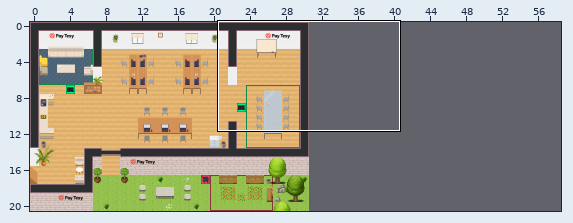
Tiled map (JSON), stored at map.tmj. The picture above shows the old version from afar; the outline marks the close-up.
Close-up. Earlier state:
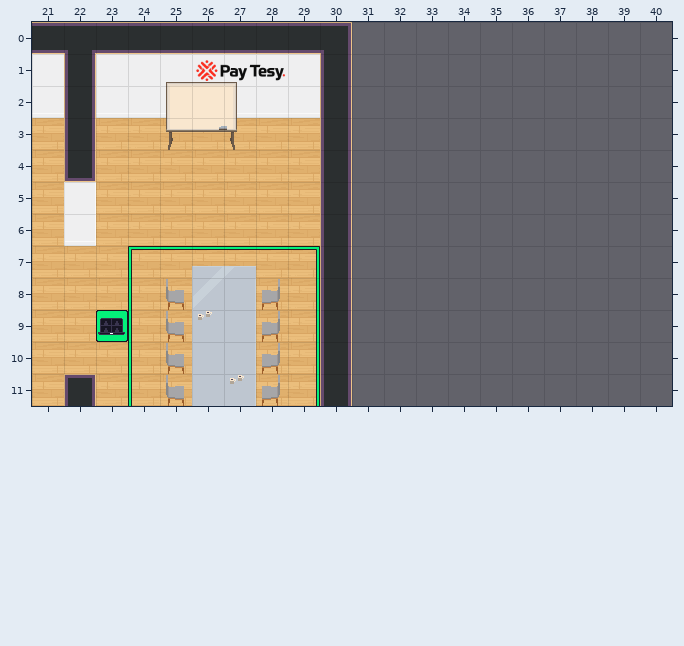
Cells are 32x32 px. Shown: x 21..40, y 0..11. The commit also changed other parts of the map, which this record leaves out. The old version is drawn lined up with the new one.
After the commit:
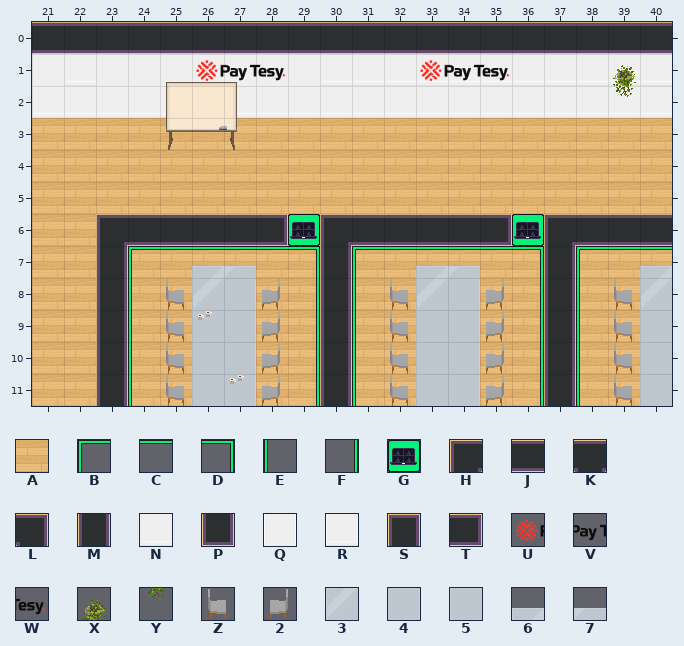
Key: from "Chunk 1": A 2, B 5, C 6, D 7, E 8, F 9, G 13, H 23, J 24, K 25, L 26, M 27, N 29, P 30, Q 31, R 32, S 33, T 34, U 40, V 41, W 42, X 43, Y 45, Z 78, 2 80, 3 89, 4 90, 5 90 flipped left-right, 6 163, 7 164.
_ is an empty cell.
Change:
map size 31x21 -> 59x21 cells
Layer "floor/floor1":
The author put tile A in rows 3 to 5 at x 31 to 40; in row 6 at x 36; in row 7 at x 31 to 36 and 38 to 40; in rows 8 to 11 at x 31 to 32, 35 to 36 and 38 to 39.
Layer "floor/floor2":
The author put tile B in row 7 at x 31 and 38.
The author put tile C in row 7 at x 32 to 35 and 39 to 40.
The author put tile D in row 7 at x 36.
The author put tile E in rows 8 to 11 at x 31 and 38.
The author put tile F in rows 8 to 11 at x 36.
The author put tile G in row 6 at x 29 and 36.
The edit erases tile G in row 9 at x 23.
Layer "walls/walls1":
Tile M becomes tile H in row 6 at x 30.
The author put tile H in row 6 at x 23 and 37.
Tile K becomes tile J in row 0 at x 22.
Tile L becomes tile J in row 0 at x 30.
The author put tile J in row 0 at x 31 to 40; in row 6 at x 24 to 27, 31 to 34 and 38 to 40.
The author put tile M in rows 7 to 11 at x 23 and 37.
Tile M becomes tile N in rows 1 to 2 at x 22 and 30.
The author put tile N in rows 1 to 2 at x 31 to 40.
The author put tile T in row 6 at x 28 and 35.
The edit erases tile M in row 3 at x 22 and 30; in rows 4 to 5 at x 30.
The edit erases tile P in row 4 at x 22.
The edit erases tile Q in row 5 at x 22.
The edit erases tile R in row 6 at x 22.
The edit erases tile S in row 11 at x 22.
Layer "walls/walls2":
The author put tile U in row 1 at x 33.
The author put tile V in row 1 at x 34.
The author put tile W in row 1 at x 35.
The author put tile X in row 1 at x 39.
The author put tile Y in row 2 at x 39.
Layer "furniture/furniture2":
The author put tile 2 in rows 8 to 11 at x 35.
The author put tile 3 in row 8 at x 33 and 40.
The author put tile 4 in rows 8 to 11 at x 34.
The author put tile 5 in rows 9 to 11 at x 33 and 40.
The author put tile Z in rows 8 to 11 at x 32 and 39.
Layer "above/above1":
The author put tile 6 in row 7 at x 33 and 40.
The author put tile 7 in row 7 at x 34.
Changed places in both close-ups, as pixel boxes (x1, y1, x2, y2):
changed: (64, 22, 672, 406)
